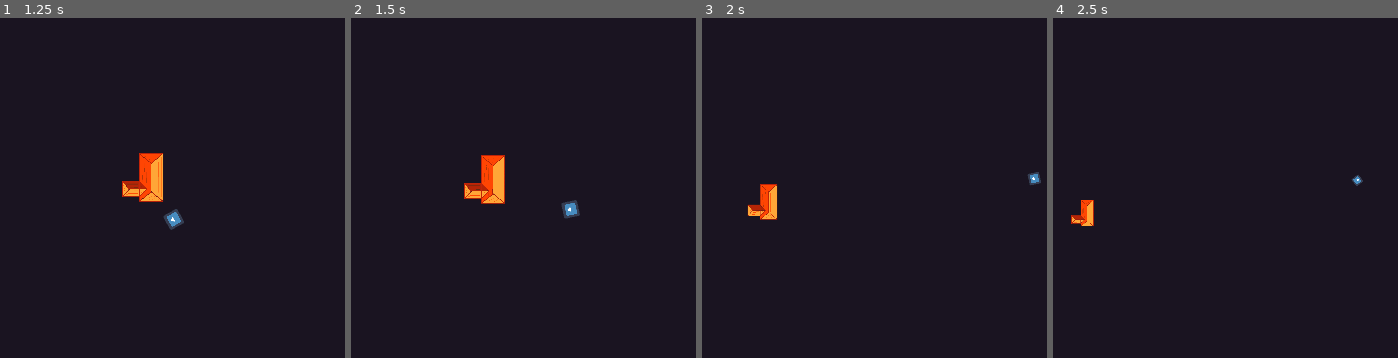
Above: before the commit, frames 1-4 (left to right).
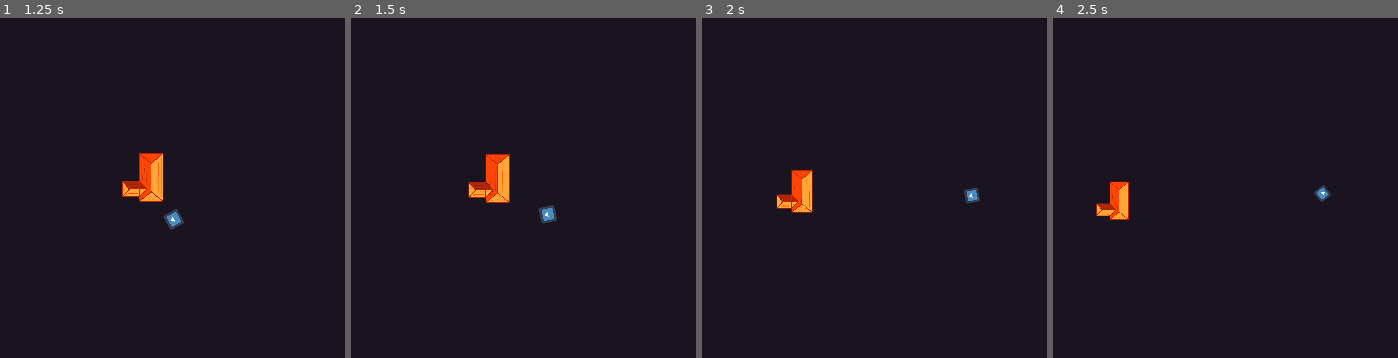
Above: after the commit, the same moments.

Repository: SpyrexDE/BzzBzz
Game: Godot game, scene res://levels/testlvl3.tscn
The game is run twice, just before and just after one commit, with the same random seed, the same clock (stepped at 60 frames per second) and the same inputs. This scene is started directly instead of the project's main scene. The engine's default icon, where the game draws it, is replaced by a stand-in: a white triangle on a blue panel in a dark square.
Inputs:
- Up to frame 1 (1.25 s): hold D (steer_right) from 0.53 s (still down); tap Space (interact) at 0.6 s
- Up to frame 2 (1.5 s): tap Enter at 1.25 s; release D (steer_right) at 1.28 s; hold S (go_backward) from 1.28 s (still down); tap Space (interact) at 1.35 s
- Up to frame 3 (2 s): keep holding S (go_backward)
- Up to frame 4 (2.5 s): release S (go_backward) at 2.03 s; hold D (steer_right) from 2.03 s (still down); tap Space (interact) at 2.1 s

Frame 1 is identical in both runs. In frame 2, 1.4% of the frame differs, in the area x 32-67%, y 40-61%; in frame 3, 1.9%, in the area x 13-99%, y 44-60%; in frame 4, 1.3%.

Commit message:
Update robot speed

Diff:
--- a/levels/testlvl3.tscn
+++ b/levels/testlvl3.tscn
@@ -14,3 +14,4 @@
 
 [node name="Robot" parent="." instance=ExtResource("2_tge7j")]
 position = Vector2(239, 310)
+speed = 250.0
